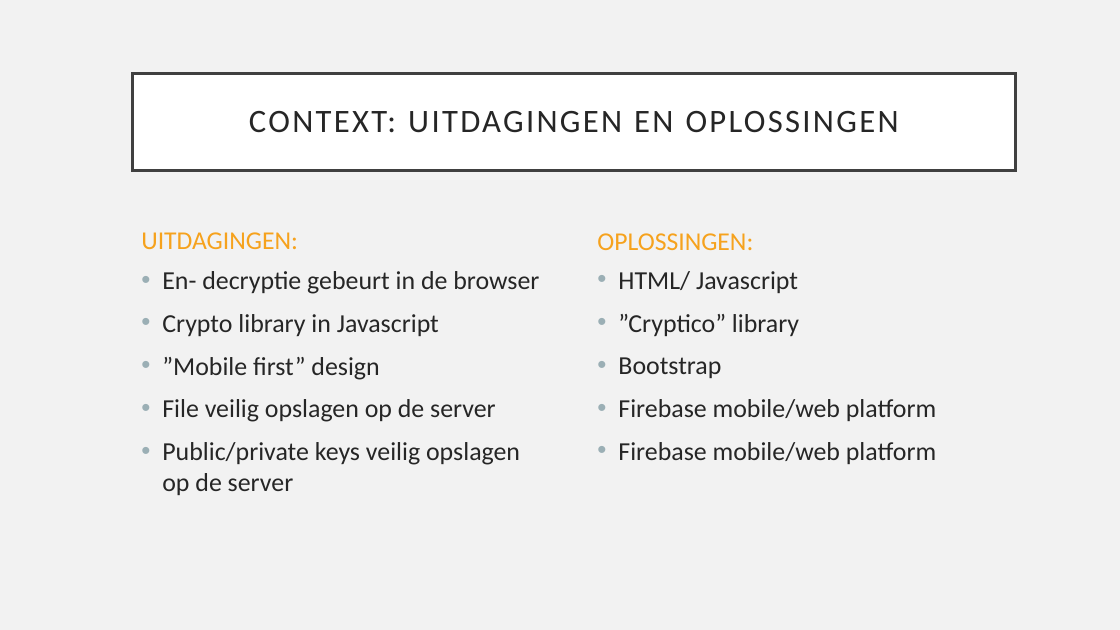
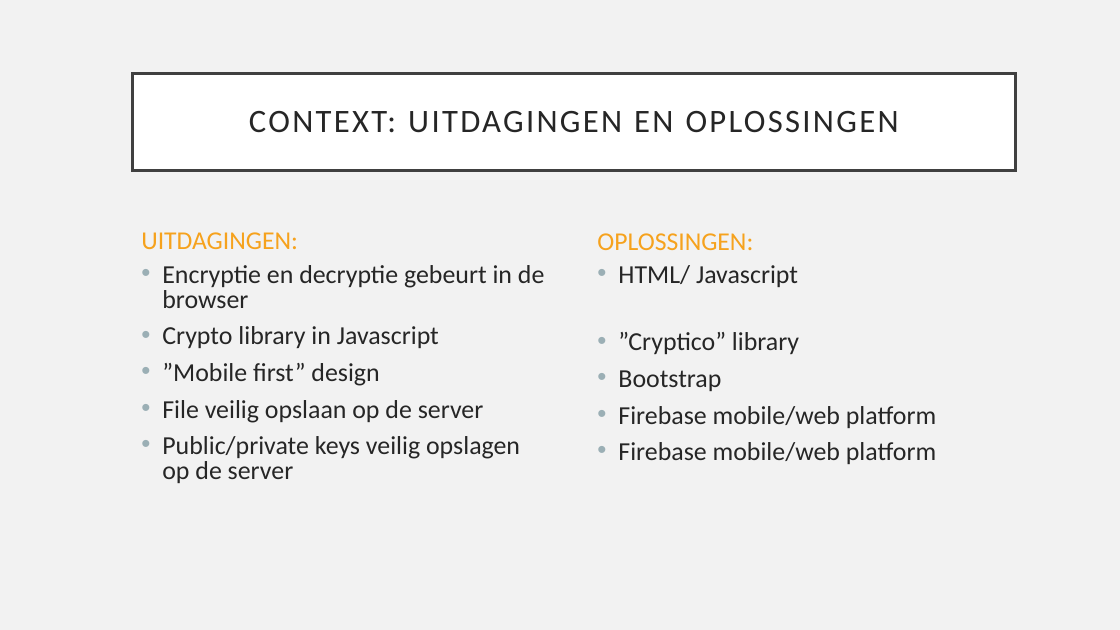
Before and after one commit to marielLatellaBarros/BasicSecurityWebApp, a slide deck: slide 4 of BS_WebApp.pptx. Drawn at 1120x630 pixels with LibreOffice and Linux fonts; fonts in the diff are those of the drawing. Boxes give left, top, right and bottom in pixels: in the first picture for what was removed or moved away, otherwise in the second. Text is boxed around its words. In the diff, an @@ line names an element or a change of style, - is before the commit and + after.

```diff
--- a/BS_WebApp.pptx
+++ b/BS_WebApp.pptx
@@ text at [162, 265, 544, 308]: text changed @@
-• En- decryptie gebeurt in de browser
+• Encryptie en decryptie gebeurt in de browser
@@ text "HTML/ Javascript" at [618, 265, 936, 464]: line spacing 1 to 0.8 @@
@@ text at [162, 326, 520, 483]: line spacing 1 to 0.8 @@
@@ text at [162, 400, 484, 423]: text changed @@
-• File veilig opslagen op de server
+• File veilig opslaan op de server
```
Also in this commit, not shown: 2 other slides changed, 3 slides added.
